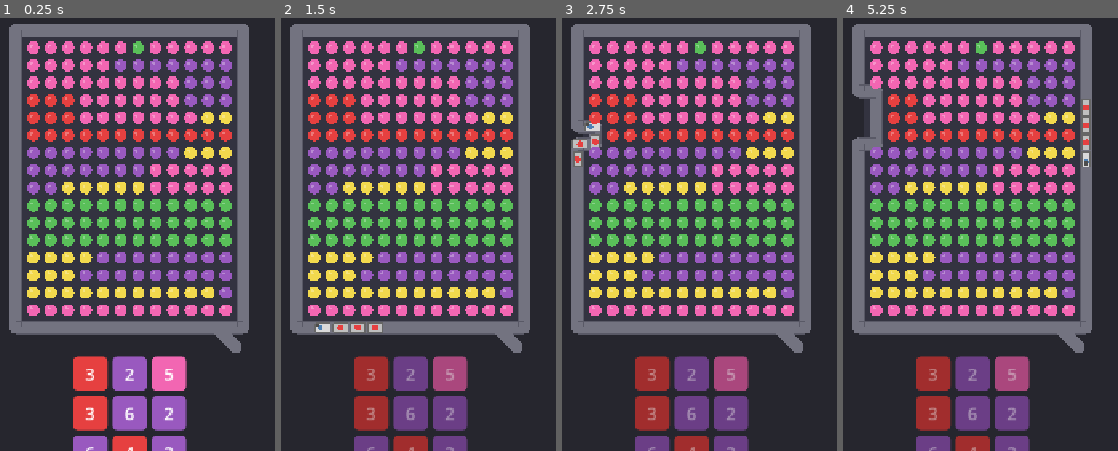
Above: before the commit, frames 1-4 (left to right).
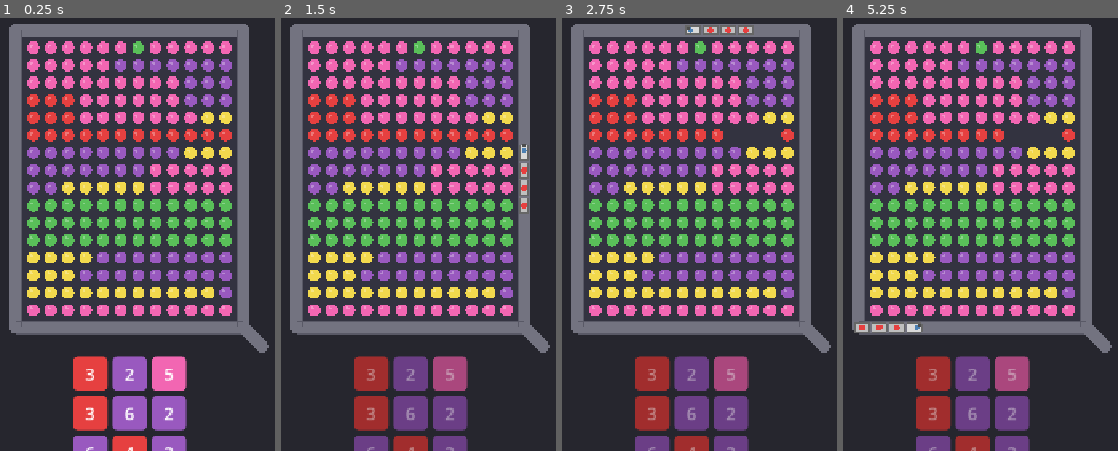
Above: after the commit, the same moments.

Repository: AeronPark/train-sort-jam
Game: Godot game, scene res://scenes/main.tscn
The game is run twice, just before and just after one commit, with the same random seed, the same clock (stepped at 60 frames per second) and the same inputs.
Inputs (mouse positions are in pixels of both pictures, inside the frame that each line leads up to):
- Up to frame 1 (0.25 s): no input
- Up to frame 2 (1.5 s): click "3" at 0.5 s; move the mouse to (outside the picture) at 1.27 s; click (outside the picture) at 1.42 s
- Up to frame 3 (2.75 s): move the mouse to (outside the picture) at 2.02 s; click (outside the picture) at 2.17 s
- Up to frame 4 (5.25 s): move the mouse to (1052, 126) at 2.77 s; click (1052, 126) at 2.92 s; move the mouse to (931, 316) at 3.52 s; click (931, 316) at 3.67 s; move the mouse to (outside the picture) at 4.27 s; click (outside the picture) at 4.42 s; move the mouse to (outside the picture) at 5.02 s; click (outside the picture) at 5.17 s

The runs differ from the first frame. In frame 1, 0.5% of the frame differs, in the area x 77-98%, y 70-78%; in frame 2, 1.7%; in frame 3, 2.1%; in frame 4, 3.3%, in the area x 3-98%, y 15-78%.

Commit message:
Simple rectangular track + dots collapse to fill empty edge spaces
- Track is simple rectangle (thick grey road)
- When dot is picked up, other dots slide to fill the gap
- Dots pull toward the edge (collapse mechanic)
- Track shrinks only when entire rows/cols clear

Diff:
--- a/scripts/game_manager.gd
+++ b/scripts/game_manager.gd
@@ -241,125 +241,19 @@
 	track_path.clear()
 	track_length = 0.0
 
+	# Simple rectangle around bounds - no indenting
 	var margin = TRACK_WIDTH / 2 + 4
 
-	# Bottom edge (right to left) - with right-angle indents
-	var prev_has_dot = true
-	for col in range(bound_max_col, bound_min_col - 1, -1):
-		var has_dot = grid[bound_max_row][col] != null
-		var x_right = grid_origin.x + (col + 1) * CELL_SIZE
-		var x_left = grid_origin.x + col * CELL_SIZE
-		var y_out = grid_origin.y + (bound_max_row + 1) * CELL_SIZE + margin
-		var y_in = grid_origin.y + bound_max_row * CELL_SIZE + margin
-
-		if has_dot:
-			if not prev_has_dot:
-				# Coming out of indent - step out with right angle
-				track_path.append(Vector2(x_right, y_in))
-				track_path.append(Vector2(x_right, y_out))
-			track_path.append(Vector2(x_left, y_out))
-		else:
-			if prev_has_dot:
-				# Going into indent - step in with right angle
-				track_path.append(Vector2(x_right, y_out))
-				track_path.append(Vector2(x_right, y_in))
-			track_path.append(Vector2(x_left, y_in))
-		prev_has_dot = has_dot
-
-	# Bottom-left corner
-	var bl_x = grid_origin.x + bound_min_col * CELL_SIZE - margin
-	var bl_y = grid_origin.y + (bound_max_row + 1) * CELL_SIZE + margin
-	if not prev_has_dot:
-		track_path.append(Vector2(grid_origin.x + bound_min_col * CELL_SIZE, grid_origin.y + bound_max_row * CELL_SIZE + margin))
-		track_path.append(Vector2(grid_origin.x + bound_min_col * CELL_SIZE, bl_y))
-	track_path.append(Vector2(bl_x, bl_y))
-
-	# Left edge (bottom to top) - with right-angle indents
-	prev_has_dot = true
-	for row in range(bound_max_row, bound_min_row - 1, -1):
-		var has_dot = grid[row][bound_min_col] != null
-		var y_bottom = grid_origin.y + (row + 1) * CELL_SIZE
-		var y_top = grid_origin.y + row * CELL_SIZE
-		var x_out = grid_origin.x + bound_min_col * CELL_SIZE - margin
-		var x_in = grid_origin.x + (bound_min_col + 1) * CELL_SIZE - margin
-
-		if has_dot:
-			if not prev_has_dot:
-				track_path.append(Vector2(x_in, y_bottom))
-				track_path.append(Vector2(x_out, y_bottom))
-			track_path.append(Vector2(x_out, y_top))
-		else:
-			if prev_has_dot:
-				track_path.append(Vector2(x_out, y_bottom))
-				track_path.append(Vector2(x_in, y_bottom))
-			track_path.append(Vector2(x_in, y_top))
-		prev_has_dot = has_dot
-
-	# Top-left corner
-	var tl_x = grid_origin.x + bound_min_col * CELL_SIZE - margin
-	var tl_y = grid_origin.y + bound_min_row * CELL_SIZE - margin
-	if not prev_has_dot:
-		track_path.append(Vector2(grid_origin.x + (bound_min_col + 1) * CELL_SIZE - margin, grid_origin.y + bound_min_row * CELL_SIZE))
-		track_path.append(Vector2(tl_x, grid_origin.y + bound_min_row * CELL_SIZE))
-	track_path.append(Vector2(tl_x, tl_y))
-
-	# Top edge (left to right) - with right-angle indents
-	prev_has_dot = true
-	for col in range(bound_min_col, bound_max_col + 1):
-		var has_dot = grid[bound_min_row][col] != null
-		var x_left = grid_origin.x + col * CELL_SIZE
-		var x_right = grid_origin.x + (col + 1) * CELL_SIZE
-		var y_out = grid_origin.y + bound_min_row * CELL_SIZE - margin
-		var y_in = grid_origin.y + (bound_min_row + 1) * CELL_SIZE - margin
-
-		if has_dot:
-			if not prev_has_dot:
-				track_path.append(Vector2(x_left, y_in))
-				track_path.append(Vector2(x_left, y_out))
-			track_path.append(Vector2(x_right, y_out))
-		else:
-			if prev_has_dot:
-				track_path.append(Vector2(x_left, y_out))
-				track_path.append(Vector2(x_left, y_in))
-			track_path.append(Vector2(x_right, y_in))
-		prev_has_dot = has_dot
-
-	# Top-right corner
-	var tr_x = grid_origin.x + (bound_max_col + 1) * CELL_SIZE + margin
-	var tr_y = grid_origin.y + bound_min_row * CELL_SIZE - margin
-	if not prev_has_dot:
-		track_path.append(Vector2(grid_origin.x + (bound_max_col + 1) * CELL_SIZE, grid_origin.y + (bound_min_row + 1) * CELL_SIZE - margin))
-		track_path.append(Vector2(grid_origin.x + (bound_max_col + 1) * CELL_SIZE, tr_y))
-	track_path.append(Vector2(tr_x, tr_y))
-
-	# Right edge (top to bottom) - with right-angle indents
-	prev_has_dot = true
-	for row in range(bound_min_row, bound_max_row + 1):
-		var has_dot = grid[row][bound_max_col] != null
-		var y_top = grid_origin.y + row * CELL_SIZE
-		var y_bottom = grid_origin.y + (row + 1) * CELL_SIZE
-		var x_out = grid_origin.x + (bound_max_col + 1) * CELL_SIZE + margin
-		var x_in = grid_origin.x + bound_max_col * CELL_SIZE + margin
-
-		if has_dot:
-			if not prev_has_dot:
-				track_path.append(Vector2(x_in, y_top))
-				track_path.append(Vector2(x_out, y_top))
-			track_path.append(Vector2(x_out, y_bottom))
-		else:
-			if prev_has_dot:
-				track_path.append(Vector2(x_out, y_top))
-				track_path.append(Vector2(x_in, y_top))
-			track_path.append(Vector2(x_in, y_bottom))
-		prev_has_dot = has_dot
-
-	# Bottom-right corner (close the loop)
-	var br_x = grid_origin.x + (bound_max_col + 1) * CELL_SIZE + margin
-	var br_y = grid_origin.y + (bound_max_row + 1) * CELL_SIZE + margin
-	if not prev_has_dot:
-		track_path.append(Vector2(grid_origin.x + bound_max_col * CELL_SIZE + margin, grid_origin.y + (bound_max_row + 1) * CELL_SIZE))
-		track_path.append(Vector2(br_x, grid_origin.y + (bound_max_row + 1) * CELL_SIZE))
-	track_path.append(Vector2(br_x, br_y))
+	var left = grid_origin.x + bound_min_col * CELL_SIZE - margin
+	var right = grid_origin.x + (bound_max_col + 1) * CELL_SIZE + margin
+	var top = grid_origin.y + bound_min_row * CELL_SIZE - margin
+	var bottom = grid_origin.y + (bound_max_row + 1) * CELL_SIZE + margin
+
+	# Clockwise from bottom-right
+	track_path.append(Vector2(right, bottom))  # Bottom-right
+	track_path.append(Vector2(right, top))     # Top-right
+	track_path.append(Vector2(left, top))      # Top-left
+	track_path.append(Vector2(left, bottom))   # Bottom-left
 
 	# Calculate total length
 	for i in range(track_path.size()):
@@ -450,8 +344,68 @@
 		tween.tween_callback(dot.queue_free)
 		dots[row][col] = null
 
-	# Recalculate bounds immediately (this also rebuilds track)
+	# Collapse dots to fill the empty edge space
+	_collapse_dots_to_edge(row, col)
+
+	# Recalculate bounds (this also rebuilds track)
 	_recalculate_bounds()
+
+func _collapse_dots_to_edge(empty_row: int, empty_col: int) -> void:
+	# Determine which edge this empty cell is on and pull dots toward it
+	var moved = true
+	while moved:
+		moved = false
+
+		# If on top edge, pull from below
+		if empty_row == bound_min_row:
+			for r in range(empty_row + 1, bound_max_row + 1):
+				if grid[r][empty_col] != null:
+					_move_dot(r, empty_col, empty_row, empty_col)
+					empty_row = r
+					moved = true
+					break
+
+		# If on bottom edge, pull from above
+		elif empty_row == bound_max_row:
+			for r in range(empty_row - 1, bound_min_row - 1, -1):
+				if grid[r][empty_col] != null:
+					_move_dot(r, empty_col, empty_row, empty_col)
+					empty_row = r
+					moved = true
+					break
+
+		# If on left edge, pull from right
+		elif empty_col == bound_min_col:
+			for c in range(empty_col + 1, bound_max_col + 1):
+				if grid[empty_row][c] != null:
+					_move_dot(empty_row, c, empty_row, empty_col)
+					empty_col = c
+					moved = true
+					break
+
+		# If on right edge, pull from left
+		elif empty_col == bound_max_col:
+			for c in range(empty_col - 1, bound_min_col - 1, -1):
+				if grid[empty_row][c] != null:
+					_move_dot(empty_row, c, empty_row, empty_col)
+					empty_col = c
+					moved = true
+					break
+
+func _move_dot(from_row: int, from_col: int, to_row: int, to_col: int) -> void:
+	# Move in grid
+	grid[to_row][to_col] = grid[from_row][from_col]
+	grid[from_row][from_col] = null
+
+	# Animate sprite
+	if dots[from_row][from_col]:
+		var dot = dots[from_row][from_col]
+		dots[to_row][to_col] = dot
+		dots[from_row][from_col] = null
+
+		var target_pos = _grid_to_world(to_row, to_col)
+		var tween = create_tween()
+		tween.tween_property(dot, "position", target_pos, 0.15)
 
 func _complete_run() -> void:
 	# Stop the train after one pass
